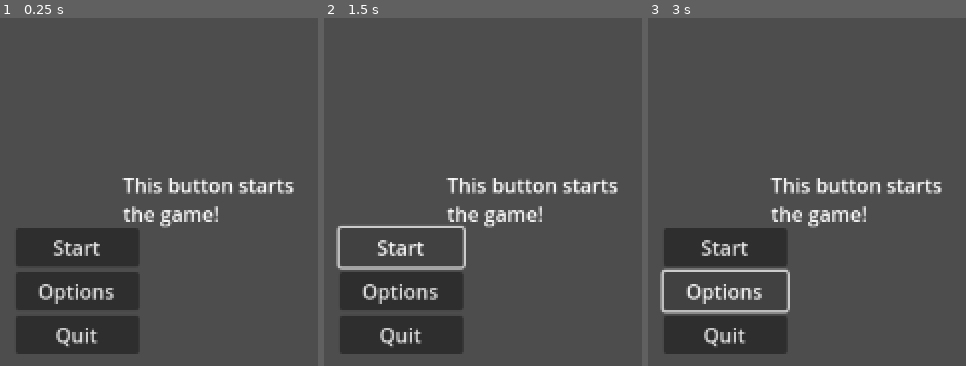
Above: before the commit, frames 1-3 (left to right).
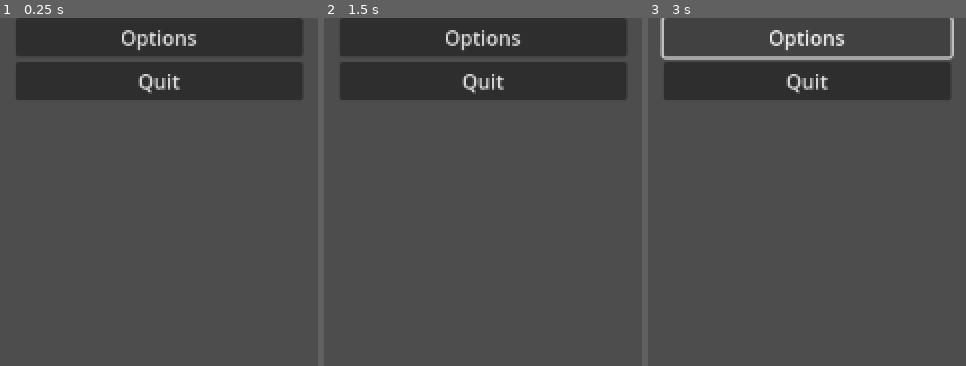
Above: after the commit, the same moments.

Repository: Topech/gamejam2025
Game: Godot game, scene res://hovertest.tscn
Two runs of this game, one before a commit and one after it. Both use one fixed random seed, a clock stepped at 60 frames per second and the inputs below. This scene is started directly instead of the project's main scene.
Inputs (mouse positions are in pixels of both pictures, inside the frame that each line leads up to):
- Up to frame 1 (0.25 s): no input
- Up to frame 2 (1.5 s): click (400, 247) at 0.5 s, where only the run before the commit has a clickable "Start"; click (400, 247) at 1.25 s, where only the run before the commit has a clickable "Start"
- Up to frame 3 (3 s): click (724, 247) at 2 s, where only the run before the commit has a clickable "Start"; click "Options" at 2.75 s

The runs differ from the first frame. In frame 1, 33% of the frame differs, in the area x 5-95%, y 0-97%; in frame 2, 30%; in frame 3, 23%.

Commit message:
Tooltips added
Tooltip of the start button as a demonstrator has now been achieved

Diff:
--- a/button.gd
+++ b/button.gd
@@ -3,7 +3,7 @@
 
 # Called when the node enters the scene tree for the first time.
 func _ready() -> void:
-	pass # Replace with function body.
+	$Menu/StartButton/StartButtonTooltip.visible = false
 
 
 # Called every frame. 'delta' is the elapsed time since the previous frame.
@@ -19,3 +19,11 @@
 
 func _on_options_button_pressed() -> void:
 	pass # Replace with function body.
+
+
+func _on_start_button_mouse_entered() -> void:
+	$Menu/StartButton/StartButtonTooltip.visible = true
+
+
+func _on_start_button_mouse_exited() -> void:
+	$Menu/StartButton/StartButtonTooltip.visible = false
--- a/button.tscn
+++ b/button.tscn
@@ -1,6 +1,7 @@
-[gd_scene load_steps=2 format=3 uid="uid://c6a6sgpnvrubx"]
+[gd_scene load_steps=3 format=3 uid="uid://c6a6sgpnvrubx"]
 
 [ext_resource type="Script" path="res://button.gd" id="1_6syls"]
+[ext_resource type="Script" path="res://start_button.gd" id="2_d5gbx"]
 
 [node name="Control" type="Control"]
 layout_mode = 3
@@ -17,14 +18,23 @@
 anchor_top = 1.0
 anchor_bottom = 1.0
 offset_left = 27.0
-offset_top = -129.0
-offset_right = 126.0
+offset_top = -332.0
+offset_right = 257.0
 offset_bottom = -25.0
 grow_vertical = 0
 
 [node name="StartButton" type="Button" parent="Menu"]
 layout_mode = 2
 text = "Start"
+script = ExtResource("2_d5gbx")
+
+[node name="StartButtonTooltip" type="RichTextLabel" parent="Menu/StartButton"]
+layout_mode = 2
+offset_left = 241.0
+offset_top = -33.0
+offset_right = 429.0
+offset_bottom = 22.0
+text = "This button starts the game!"
 
 [node name="OptionsButton" type="Button" parent="Menu"]
 layout_mode = 2
@@ -34,5 +44,7 @@
 layout_mode = 2
 text = "Quit"
 
+[connection signal="mouse_entered" from="Menu/StartButton" to="." method="_on_start_button_mouse_entered"]
+[connection signal="mouse_exited" from="Menu/StartButton" to="." method="_on_start_button_mouse_exited"]
 [connection signal="pressed" from="Menu/StartButton" to="." method="_on_start_button_pressed"]
 [connection signal="pressed" from="Menu/OptionsButton" to="." method="_on_options_button_pressed"]
--- a/hovertest.tscn
+++ b/hovertest.tscn
@@ -1,9 +1,6 @@
-[gd_scene load_steps=3 format=3 uid="uid://becd4ior045ab"]
+[gd_scene load_steps=2 format=3 uid="uid://cho83458romts"]
 
 [ext_resource type="PackedScene" uid="uid://c6a6sgpnvrubx" path="res://button.tscn" id="1_qoq1w"]
-
-[sub_resource type="RectangleShape2D" id="RectangleShape2D_al15b"]
-size = Vector2(102, 33)
 
 [node name="Hovertest" type="Node2D"]
 
@@ -18,20 +15,5 @@
 grow_horizontal = 1
 grow_vertical = 1
 
-[node name="Area2D" type="Area2D" parent="Control"]
-collision_layer = 0
-collision_mask = 0
-
-[node name="CollisionShape2D" type="CollisionShape2D" parent="Control/Area2D"]
-position = Vector2(76, -113.5)
-shape = SubResource("RectangleShape2D_al15b")
-
-[node name="StartButtonTooltip" type="RichTextLabel" parent="Control/Area2D"]
-offset_left = 113.0
-offset_top = -175.0
-offset_right = 266.0
-offset_bottom = -119.0
-text = "This button starts the game!"
-
-[connection signal="mouse_entered" from="Control/Area2D" to="Control" method="_on_area_2d_mouse_entered"]
-[connection signal="mouse_exited" from="Control/Area2D" to="Control" method="_on_area_2d_mouse_exited"]
+[connection signal="mouse_entered" from="Control" to="Control" method="_on_mouse_entered"]
+[connection signal="mouse_exited" from="Control" to="Control" method="_on_mouse_exited"]
--- /dev/null
+++ b/start_button.gd
@@ -0,0 +1,11 @@
+extends Button
+
+
+# Called when the node enters the scene tree for the first time.
+func _ready() -> void:
+	pass
+
+
+# Called every frame. 'delta' is the elapsed time since the previous frame.
+#func _process(delta: float) -> void:
+#	pass
